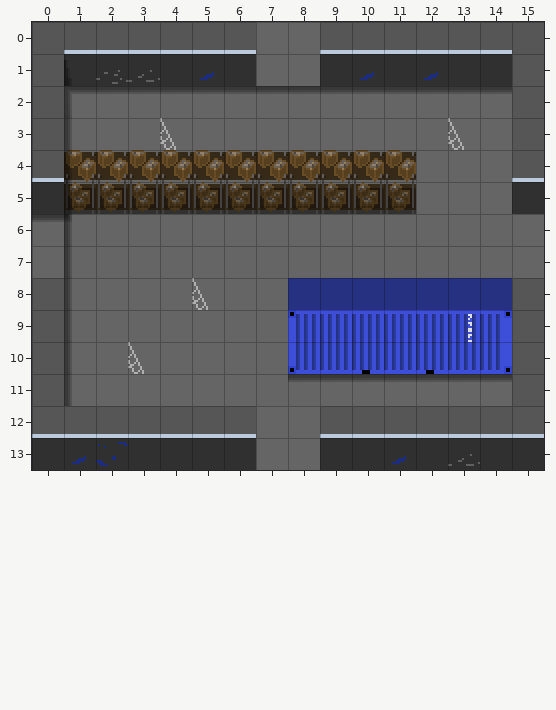
Tiled map -- finalGame/assets/tiles/Athene/room6.tmx. That is the earlier state.
Cells are 32x32 px. Shown: x 0..15, y 0..13.
New version:
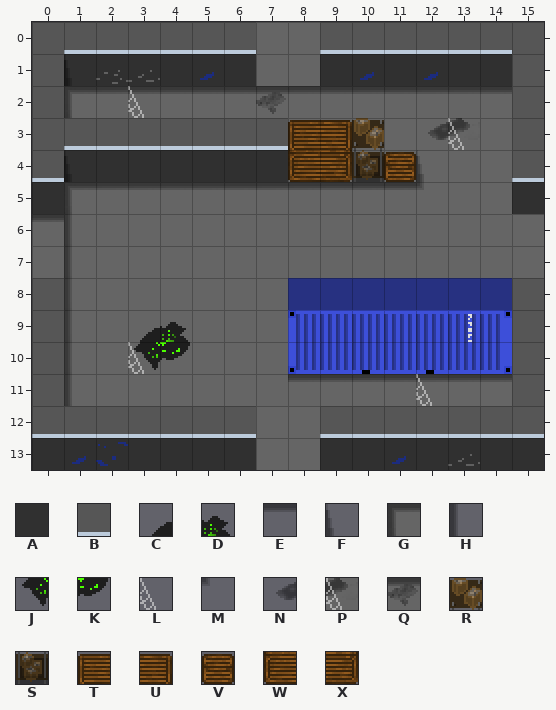
Key: from "tileset": A 0, B 3, C 10, D 11, E 20, F 21, G 22, H 23, J 24, K 25, L 30, M 33, N 38, P 39, Q 40, R 46, S 47, T 52, U 53, V 65, W 66, X 67.
_ is an empty cell.
Tiles of an added or newly shown layer are drawn over the layers below it.
See-through tiles are keyed as they look on the map.
From old to new:
{"where": "layer \"Walls\""}
{"y":3,"x":1,"old":"__________","new":"BBBBBBBTUR"}
{"y":4,"x":1,"old":"RRRRRRRRRRR","new":"AAAAAAAWXSV"}
{"y":5,"x":1,"old":"SSSSSSSSSSS","new":"___________"}
{"where": "layer \"Decorations\" (added)"}
{"y":2,"x":7,"old":"_","new":"Q"}
{"y":3,"x":12,"old":"__","new":"NP"}
{"y":9,"x":3,"old":"__","new":"CD"}
{"y":10,"x":3,"old":"__","new":"JK"}
{"where": "layer \"Shadows\""}
{"y":3,"x":1,"old":"H","new":"_"}
{"y":4,"x":1,"old":"H","new":"F"}
{"y":4,"x":12,"old":"_","new":"F"}
{"y":5,"x":1,"old":"H___________","new":"GEEEEEEEEEEM"}
{"y":6,"x":1,"old":"M","new":"_"}
{"where": "layer \"Enemy\""}
{"y":2,"x":3,"old":"_","new":"L"}
{"y":3,"x":4,"old":"L","new":"_"}
{"y":8,"x":5,"old":"L","new":"_"}
{"y":11,"x":12,"old":"_","new":"L"}
{"label":"changed","picture_box":[64,86,470,222]}
{"label":"changed","picture_box":[134,278,208,370]}
{"label":"added","picture_box":[416,374,432,406]}
